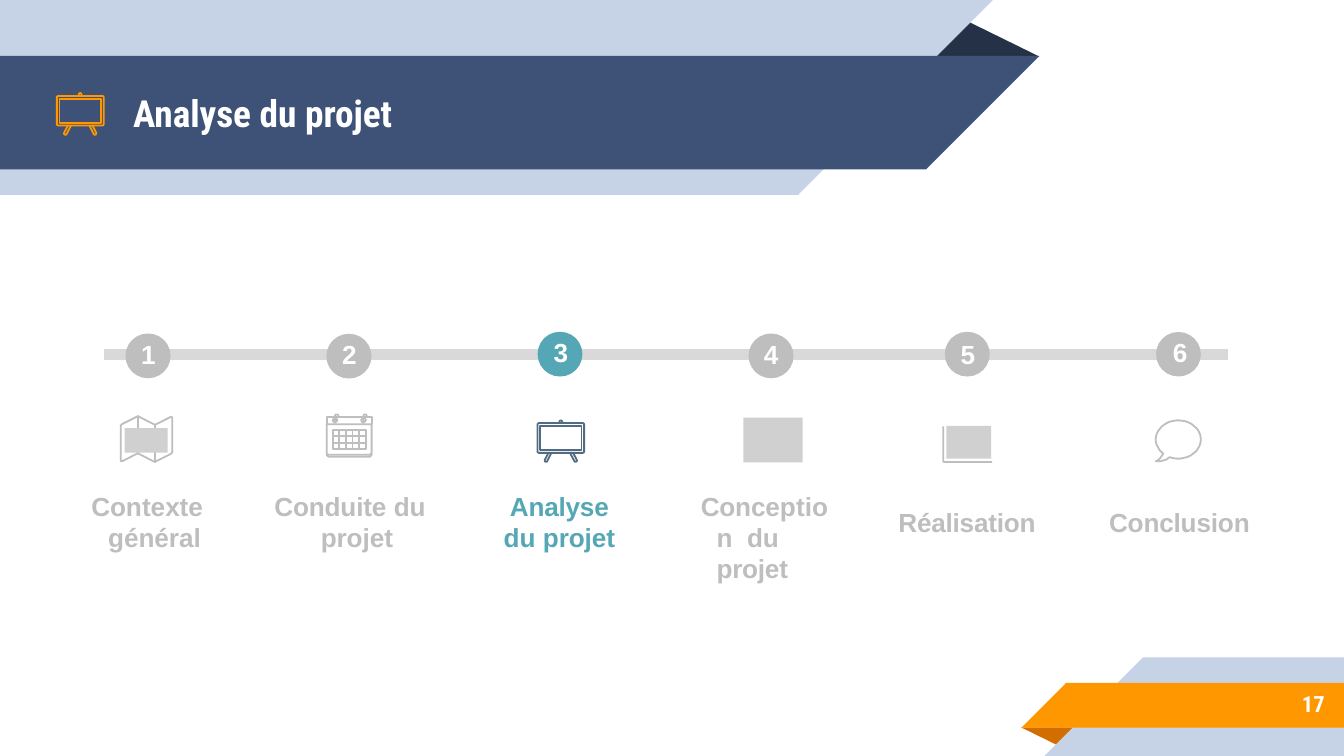
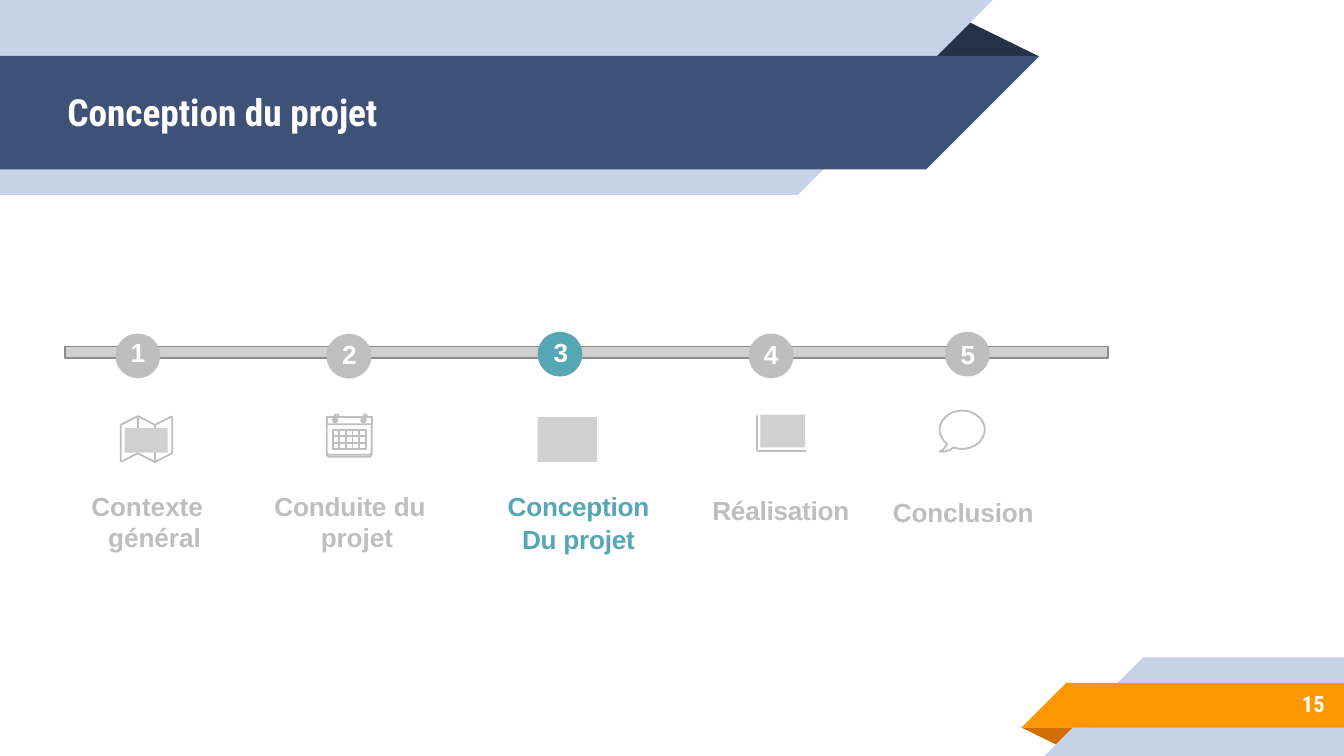
Before and after one commit to hosnidotech123/dashboard_pfe, a slide deck: slide 15 of stage pfe.pptx (slide 17 before the commit). Drawn at 1344x756 pixels with LibreOffice and Linux fonts; fonts in the diff are those of the drawing; grey boxes stand for pictures; background and template pictures are left out. Boxes give left, top, right and bottom in pixels: in the first picture for what was removed or moved away, otherwise in the second. Text is boxed around its words. In the diff, an @@ line names an element or a change of style, - is before the commit and + after.

```diff
--- a/stage pfe.pptx
+++ b/stage pfe.pptx
@@ freeform shape removed at bbox=[56, 93, 103, 134] @@
@@ title at bbox=[67, 98, 377, 134]: text changed @@
-Analyse du projet
+Conception du projet
@@ picture added at bbox=[65, 347, 1107, 358] @@
@@ freeform shape removed at bbox=[103, 355, 340, 355] @@
@@ freeform shape: place and size @@
-freeform shape at bbox=[125, 333, 171, 378]
+freeform shape at bbox=[116, 333, 160, 378]
@@ text "1": place and size @@
-text "1" at bbox=[141, 346, 156, 364]
+text "1" at bbox=[131, 344, 146, 362]
@@ freeform shape at bbox=[327, 333, 372, 378]: fill #BEBEBE to #BFBFBF; outline redrawn @@
@@ freeform shape removed at bbox=[356, 355, 1230, 355] @@
@@ freeform shape removed at bbox=[1156, 332, 1200, 376] @@
@@ text removed at bbox=[1173, 344, 1188, 362] @@
-6
@@ picture added at bbox=[538, 417, 597, 461] @@
@@ picture removed at bbox=[743, 418, 802, 462] @@
@@ freeform shape: place and size @@
-freeform shape at bbox=[1156, 421, 1202, 462]
+freeform shape at bbox=[757, 415, 805, 452]
@@ picture: place and size @@
-picture at bbox=[946, 426, 991, 458]
+picture at bbox=[761, 414, 805, 446]
@@ freeform shape: place and size @@
-freeform shape at bbox=[943, 426, 992, 462]
+freeform shape at bbox=[939, 411, 985, 453]
@@ freeform shape removed at bbox=[538, 421, 585, 462] @@
@@ text at bbox=[508, 497, 650, 555]: text changed @@
-Analyse du projet
+Conception
+Du projet
@@ text "Réalisation": place and size @@
-text "Réalisation" at bbox=[898, 513, 1035, 532]
+text "Réalisation" at bbox=[712, 501, 849, 520]
@@ text "Conclusion": place and size @@
-text "Conclusion" at bbox=[1109, 513, 1250, 532]
+text "Conclusion" at bbox=[893, 503, 1034, 522]
@@ text removed at bbox=[717, 528, 788, 583] @@
-Conception du projet
@@ page number at bbox=[1302, 696, 1325, 713]: text changed @@
-17
+15
```
Also in this commit, not shown: 18 other slides changed, 7 slides added, 11 slides removed, 4 other files.
